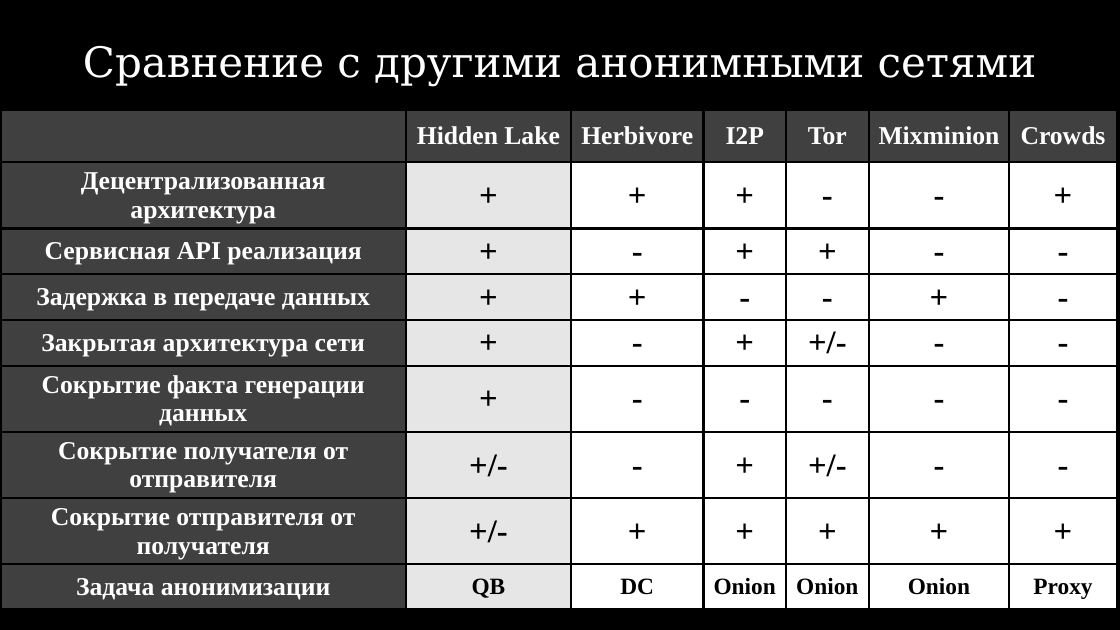
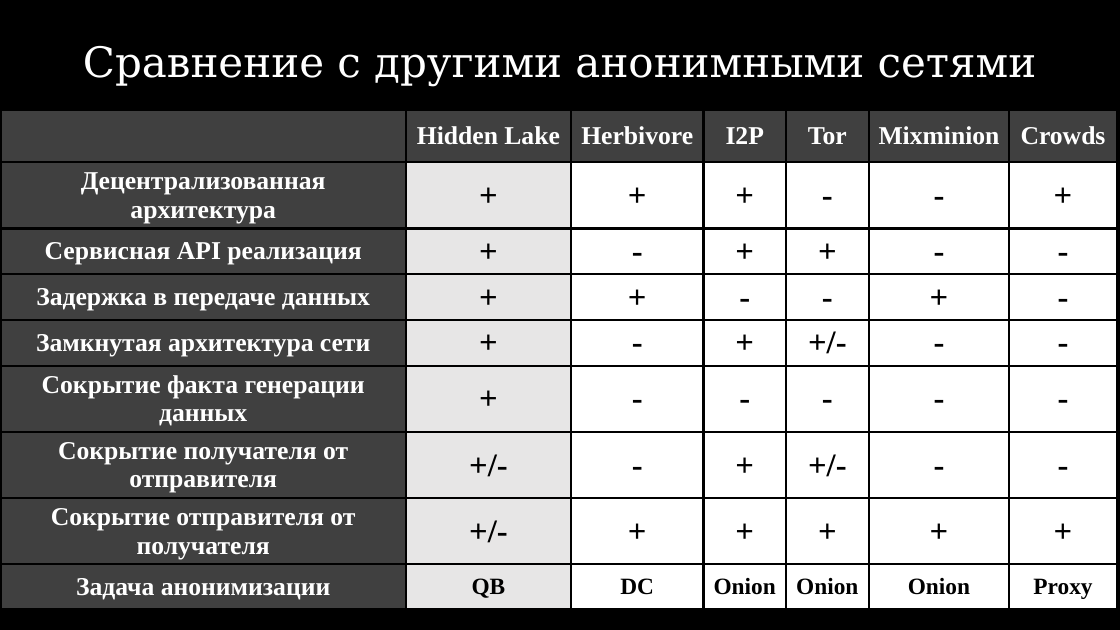
Before and after one commit to number571/go-peer, a slide deck: slide 25 of docs/hidden_lake_anonymous_network_view.pptx. Drawn at 1120x630 pixels with LibreOffice and Linux fonts; fonts in the diff are those of the drawing. Boxes give left, top, right and bottom in pixels: in the first picture for what was removed or moved away, otherwise in the second. Text is boxed around its words. In the diff, an @@ line names an element or a change of style, - is before the commit and + after.

```diff
--- a/docs/hidden_lake_anonymous_network_view.pptx
+++ b/docs/hidden_lake_anonymous_network_view.pptx
@@ table at [1, 110, 1116, 630] @@
-row 5, column 1: Закрытая архитектура сети
+row 5, column 1: Замкнутая архитектура сети
```
Also in this commit, not shown: 4 other files.
